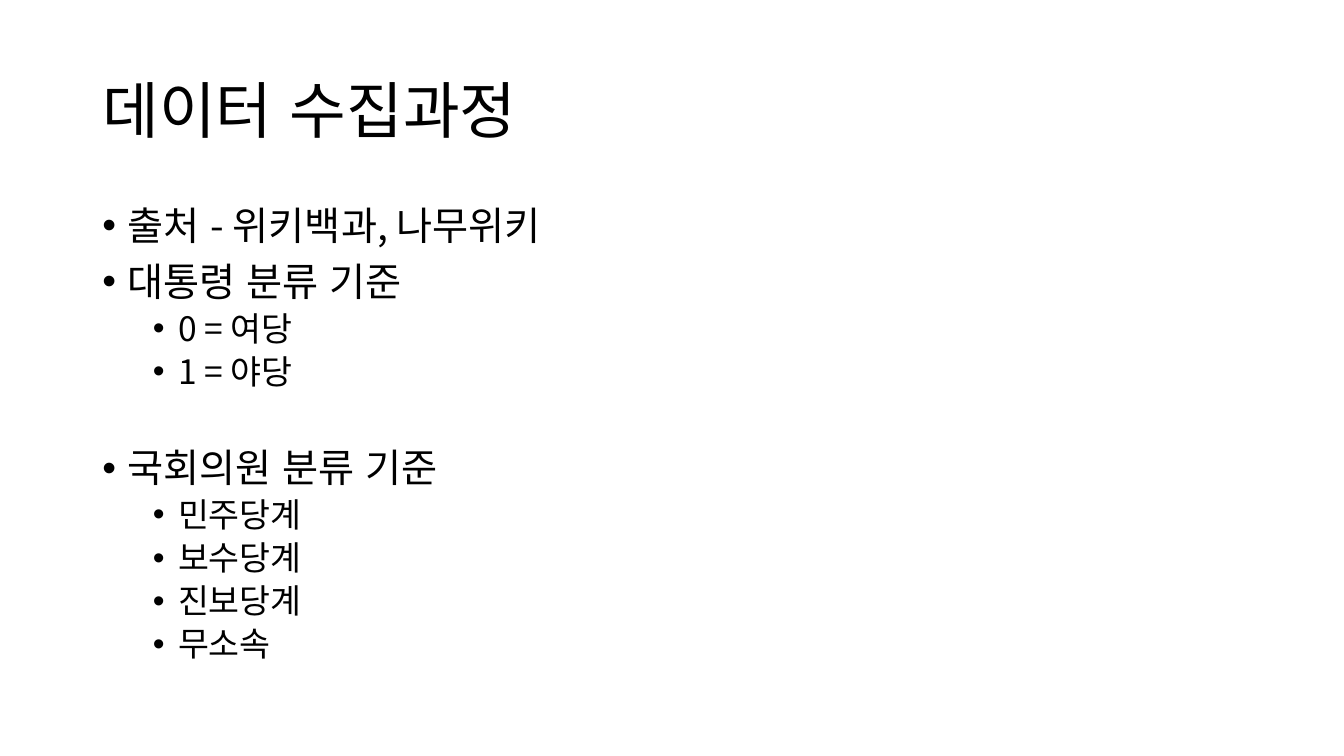
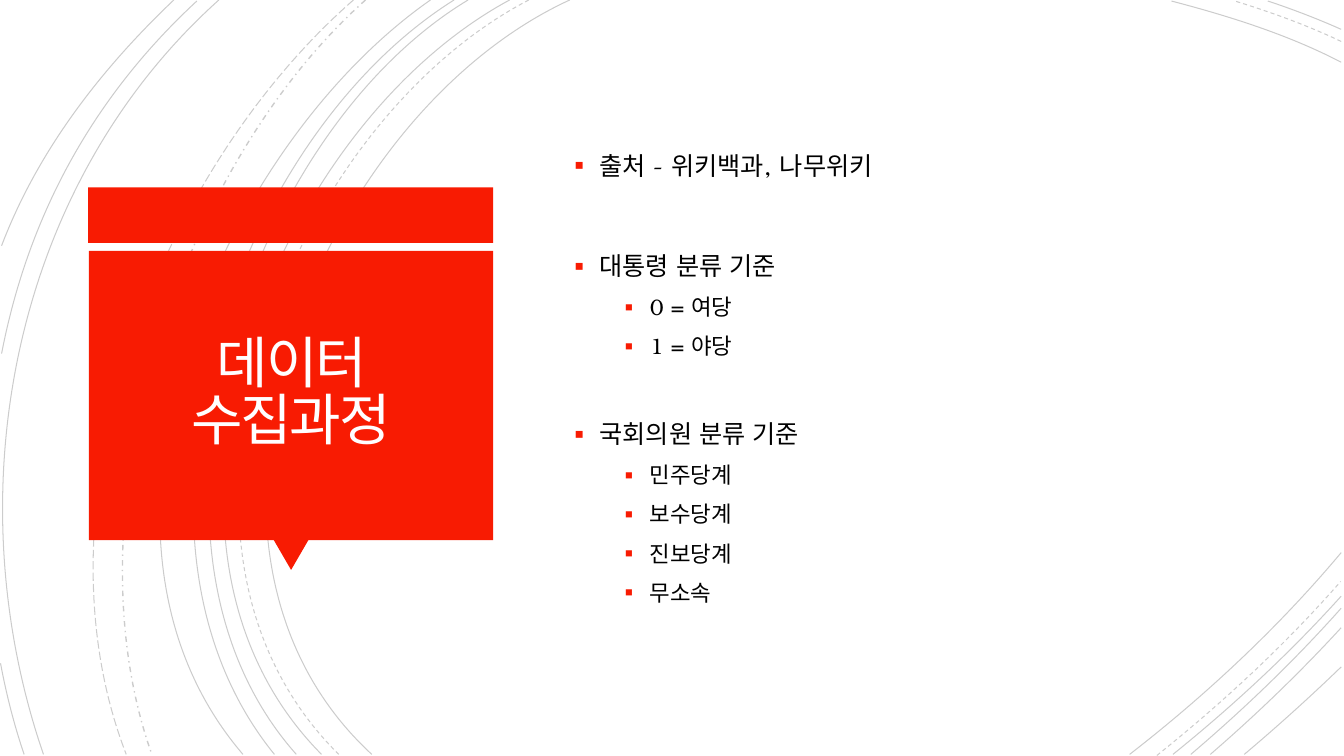
Before and after one commit to letcodesing/project, a slide deck: slide 3 of 개인1/발표용 파일/발표용.pptx. Drawn at 1344x756 pixels with LibreOffice and Linux fonts; fonts in the diff are those of the drawing. Boxes give left, top, right and bottom in pixels: in the first picture for what was removed or moved away, otherwise in the second. Text is boxed around its words. In the diff, an @@ line names an element or a change of style, - is before the commit and + after.

```diff
--- a/개인1/발표용 파일/발표용.pptx
+++ b/개인1/발표용 파일/발표용.pptx
@@ group added at (0, 0, 1342, 756): 21 freeform shapes @@
@@ text "출처 - 위키백과, 나무위키": place and size @@
-text "출처 - 위키백과, 나무위키" at (128, 207, 541, 659)
+text "출처 - 위키백과, 나무위키" at (600, 154, 873, 603)
@@ text "출처 - 위키백과, 나무위키" at (600, 154, 873, 603): size 28 to 18 pt in "출처 - 위키백과, 나무위키", "대통령 분류 기준", "국회의원 분류 기준"; font Noto Sans CJK KR to TeX Gyre Bonum; size 24 to 16 pt in "0 = 여당", "1 = 야당", "민주당계", "보수당계" and 2 more places; bullet • to ▪; line spacing 0.9 to 1.2 @@
@@ rectangle added at (89, 188, 494, 243), fill #F81B02 @@
@@ rectangle added at (89, 251, 493, 540), fill #F81B02 @@
@@ title "데이터 수집과정": place and size @@
-title "데이터 수집과정" at (102, 82, 517, 138)
+title "데이터 수집과정" at (191, 336, 391, 445)
@@ title "데이터 수집과정" at (191, 336, 391, 445): size 44 to 40 pt, font Noto Sans CJK KR to Calibri, text colour #000000 to #FFFEFF, letter spacing 0 to -1.5 pt; alignment left to centre; line spacing 0.9 to 0.85 @@
@@ triangle added at (273, 540, 309, 571), fill #F81B02 @@
```
Also in this commit, not shown: 16 other slides changed, 14 slides added, 1 slide removed, 7 other files.
